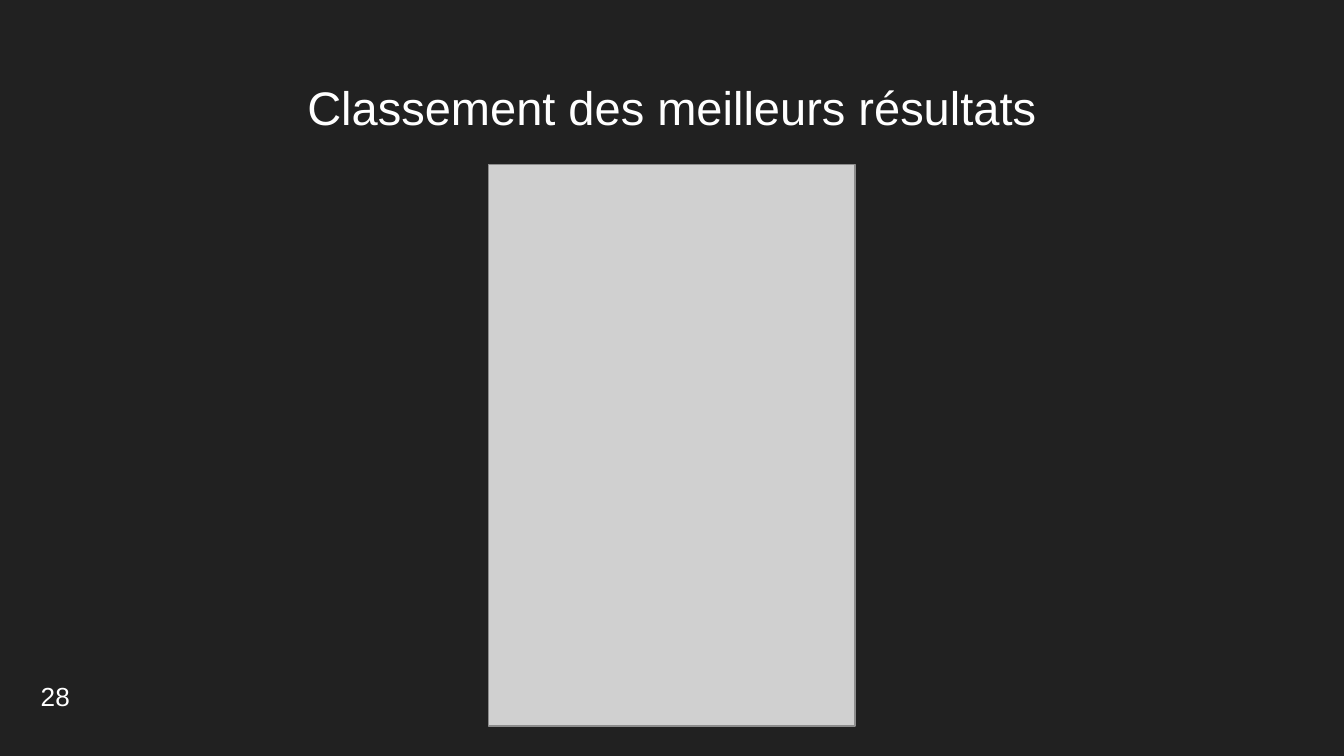
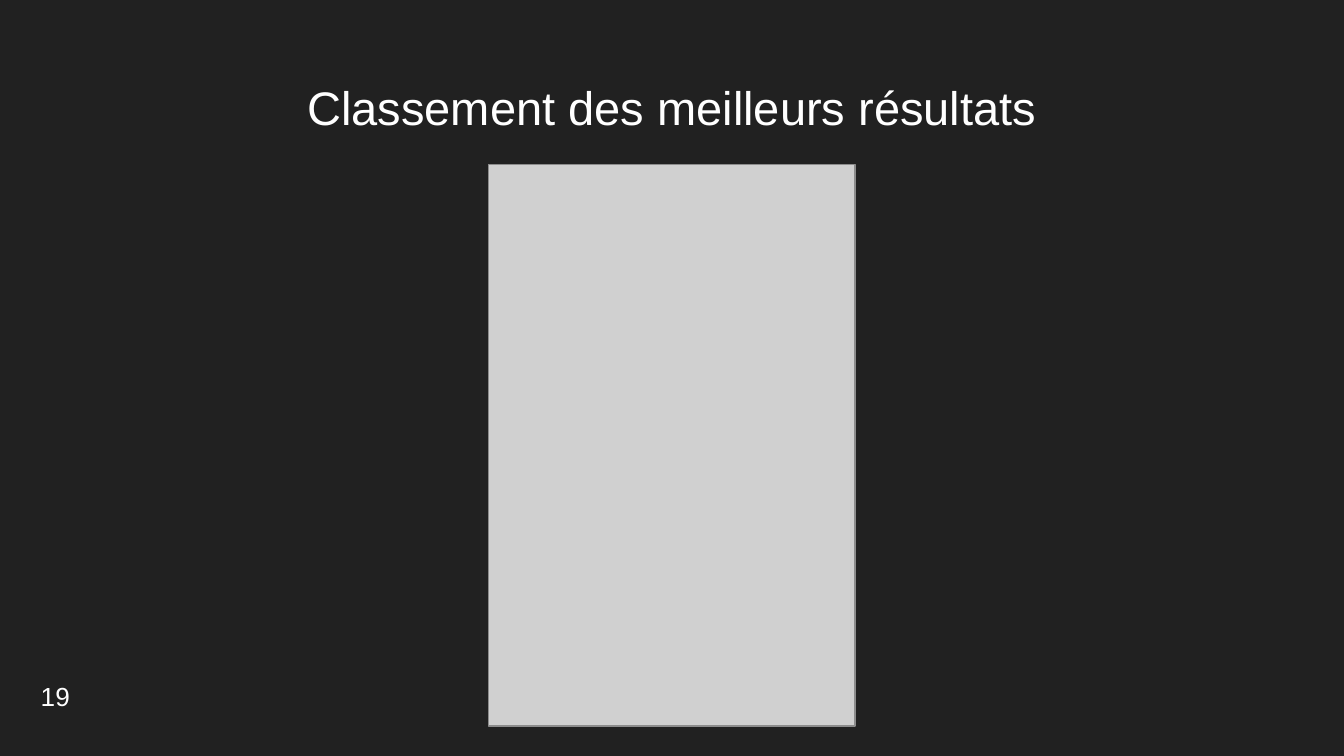
Before and after one commit to ThomasMeb/Anticiper_besoins_des_batiments, a slide deck: slide 20 of Projet_3_Thomas_Mebarki/Mebarki_Thomas_4_presentation_022023.pptx (slide 28 before the commit). Drawn at 1344x756 pixels with LibreOffice and Linux fonts; fonts in the diff are those of the drawing; grey boxes stand for pictures. Boxes give left, top, right and bottom in pixels: in the first picture for what was removed or moved away, otherwise in the second. Text is boxed around its words. In the diff, an @@ line names an element or a change of style, - is before the commit and + after.

```diff
--- a/Projet_3_Thomas_Mebarki/Mebarki_Thomas_4_presentation_022023.pptx
+++ b/Projet_3_Thomas_Mebarki/Mebarki_Thomas_4_presentation_022023.pptx
@@ text at [41,687,70,707]: text changed @@
-28
+19
```
Also in this commit, not shown: 16 other slides changed, 7 slides added, 16 slides removed, 8 other files.
